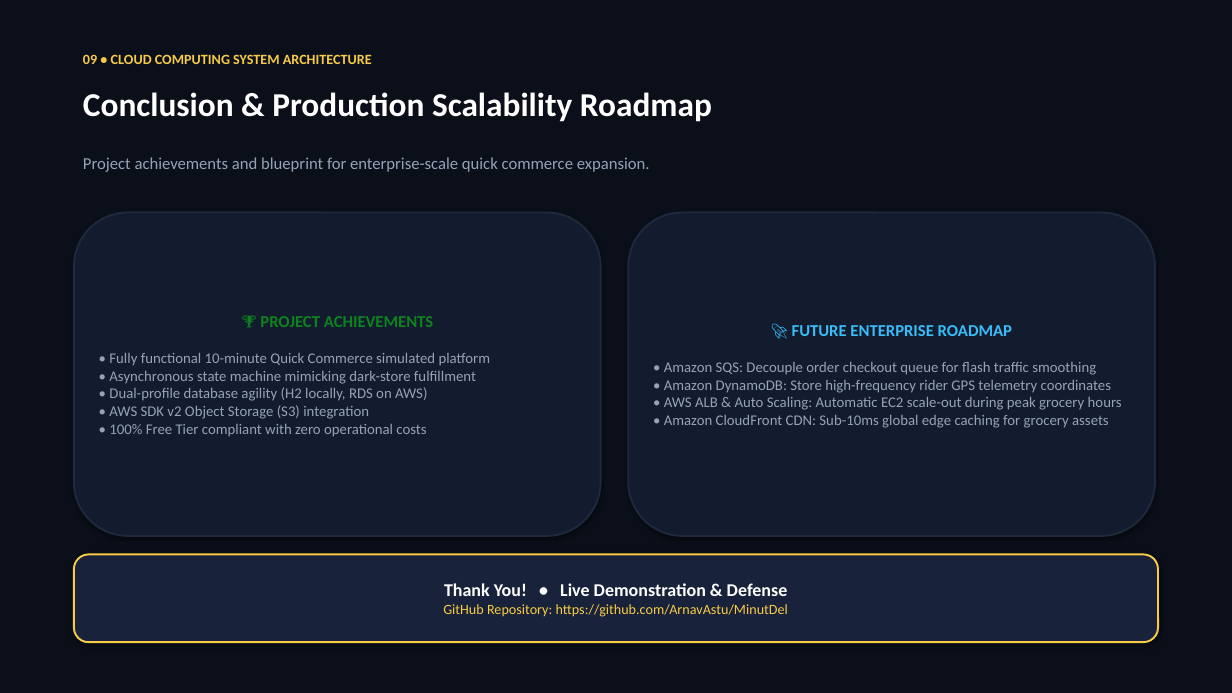
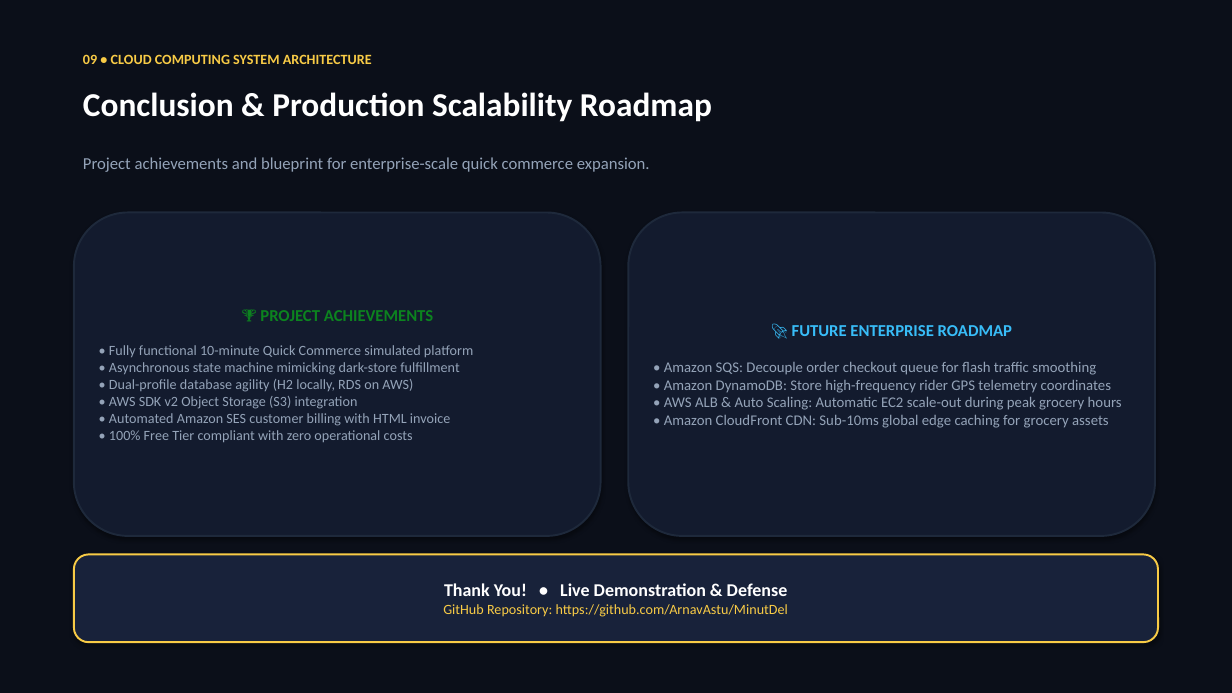
Before and after one commit to ArnavAstu/MinutDel, a slide deck: slide 10 of presentation/MinutDel_Cloud_Architecture.pptx. Drawn at 1232x693 pixels with LibreOffice and Linux fonts; fonts in the diff are those of the drawing. Boxes give left, top, right and bottom in pixels: in the first picture for what was removed or moved away, otherwise in the second. Text is boxed around its words. In the diff, an @@ line names an element or a change of style, - is before the commit and + after.

```diff
--- a/presentation/MinutDel_Cloud_Architecture.pptx
+++ b/presentation/MinutDel_Cloud_Architecture.pptx
@@ text in rounded rectangle at [109, 345, 473, 442]: text changed; size 11.5 to 11 pt @@
-• Fully functional 10-minute Quick Commerce simulated platform
-• Asynchronous state machine mimicking dark-store fulfillment
-• Dual-profile database agility (H2 locally, RDS on AWS)
-• AWS SDK v2 Object Storage (S3) integration
-• 100% Free Tier compliant with zero operational costs
+• Fully functional 10-minute Quick Commerce simulated platform
+• Asynchronous state machine mimicking dark-store fulfillment
+• Dual-profile database agility (H2 locally, RDS on AWS)
+• AWS SDK v2 Object Storage (S3) integration
+• Automated Amazon SES customer billing with HTML invoice
+• 100% Free Tier compliant with zero operational costs
```
Also in this commit, not shown: 4 other slides changed, 44 other files.
